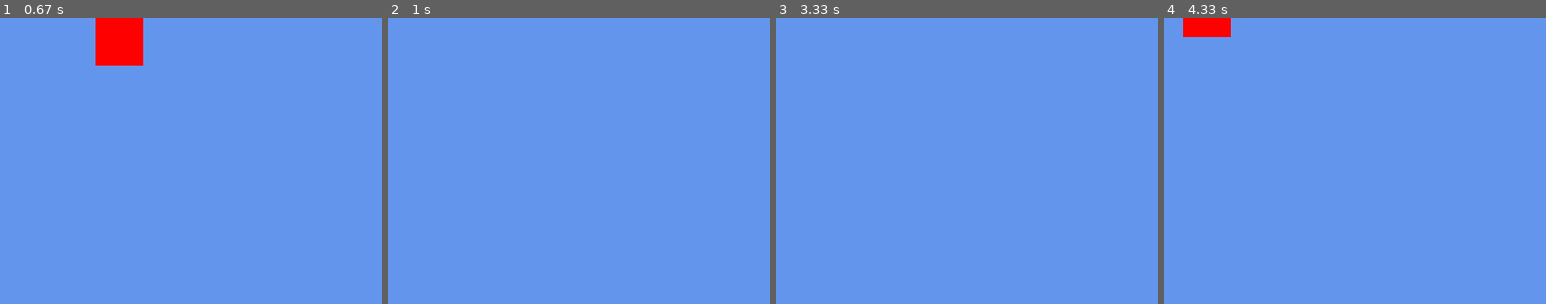
Above: before the commit, frames 1-4 (left to right).
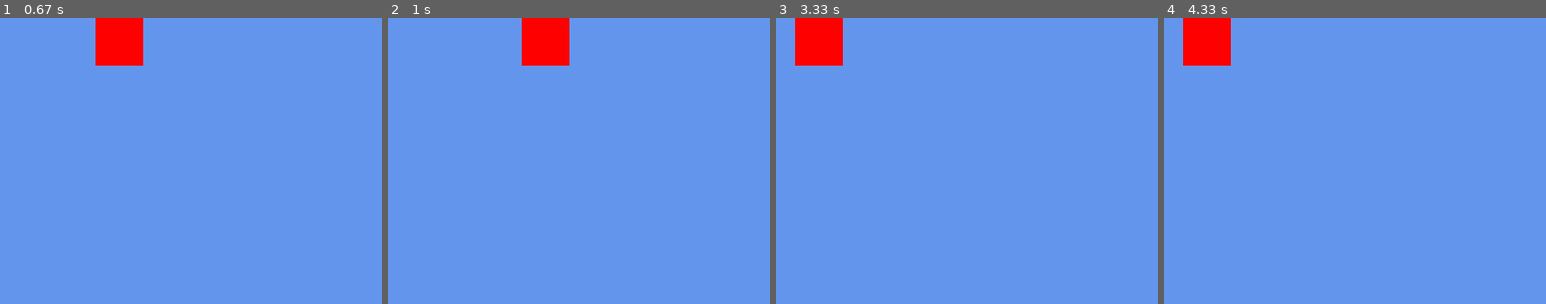
Above: after the commit, the same moments.

Repository: Valoris-0/Duo_Pygame
Game: pygame game, started from main.py
The game is run twice, just before and just after one commit, with the same random seed, the same clock (stepped at 60 frames per second) and the same inputs.
Inputs:
- Up to frame 1 (0.67 s): hold Right from 0.33 s (still down)
- Up to frame 2 (1 s): release Right at 0.8 s; hold Up from 0.83 s (still down)
- Up to frame 3 (3.33 s): release Up at 1.13 s; hold Down 2.23-2.53 s; hold Left 2.57-2.97 s; hold Up from 3 s (still down)
- Up to frame 4 (4.33 s): release Up at 3.37 s; hold Down from 4.07 s (still down)
The pictures show only the part of the screen within x 0-50%, y 0-50%; the shares and areas given below are measured in that part.

Frame 1 is identical in both runs. In frame 2, 2.1% of the frame differs, in the area x 35-48%, y 0-17%; in frame 3, 2.1%; in frame 4, 1.2%.

Commit message:
Refactor code structure for improved readability and maintainability

Diff:
--- a/main.py
+++ b/main.py
@@ -48,5 +48,3 @@
     sys.exit()
 
 main()
-
-#test3000
--- a/player.py
+++ b/player.py
@@ -15,10 +15,6 @@
             self.x -= self.speed
         if keys[pygame.K_RIGHT]:
             self.x += self.speed
-        if keys[pygame.K_UP]:
-            self.y -= self.speed
-        if keys[pygame.K_DOWN]:
-            self.y += self.speed
 
         pygame.draw.rect(surface, self.color, (self.x, self.y, self.width, self.height))
         return pygame.Rect(self.x, self.y, self.width, self.height)
Binary file added: assets/images/Monster.png
Binary file removed: assets/images/enemy.png
